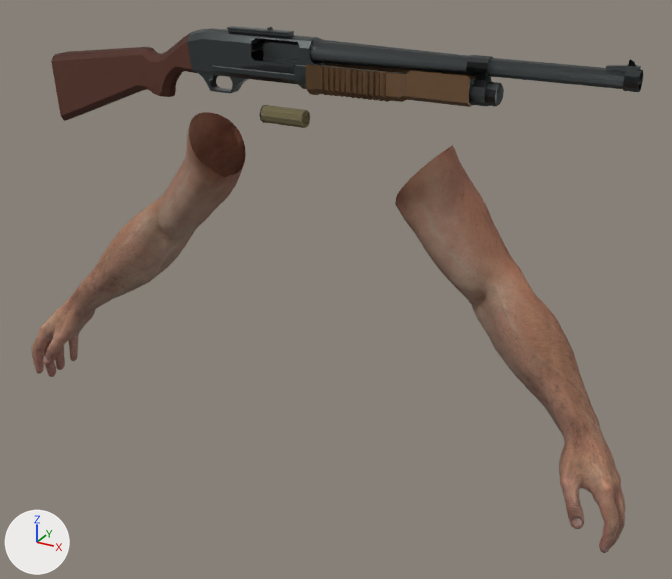
An edit to the Blender file BLND-first_person_arms.blend, drawn before and after from the same camera.
Rendered twice from a 50 mm lens placed at (78.4, -131.8, 27.6), pointed at (6.3, -0.7, -37.9). The axes (+X, +Y, +Z) are drawn at lower left. The lights are the same throughout. The first picture is the older version.

The first picture shows 'first_person_arms_mesh', 'ks-23'.
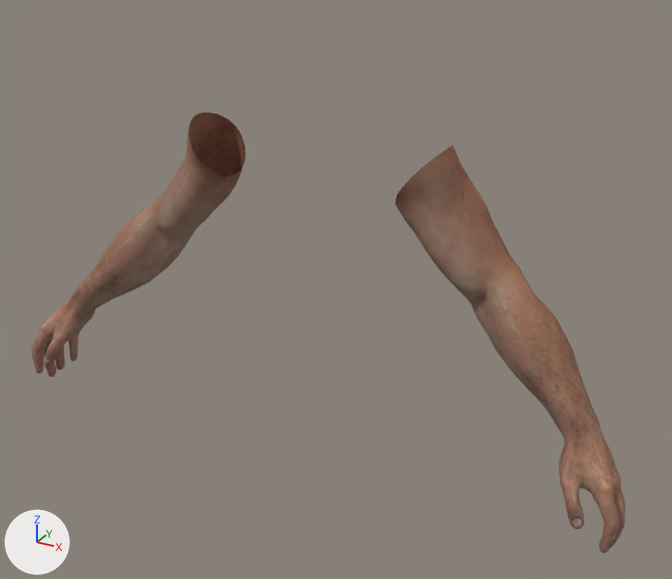
The change, as a diff of the scene's bpy script:
```diff
--- a/BLND-first_person_arms.blend.py
+++ b/BLND-first_person_arms.blend.py
@@ ob_ks_23 @@
-ob_ks_23 = bpy.data.objects.new('ks-23', me_cube_001)
-ob_ks_23.location = (0.0, 0.0, 0.0)
-ob_ks_23.scale = (6.86, 6.86, 6.86)
```

Boxes (x1, y1, x2, y2) around the edits, measured in the pictures (672 x 579 px):
'ks-23', deleted
    before: (51, 26, 643, 128)
    faces in mat_altmetal: (212, 38, 643, 106)
    faces in mat_wood: (51, 33, 194, 121)
    faces in mat_metal: (171, 26, 324, 123)
    faces in mat_bakelite: (306, 63, 476, 107)
    faces in mat_paper: (261, 105, 310, 128)
